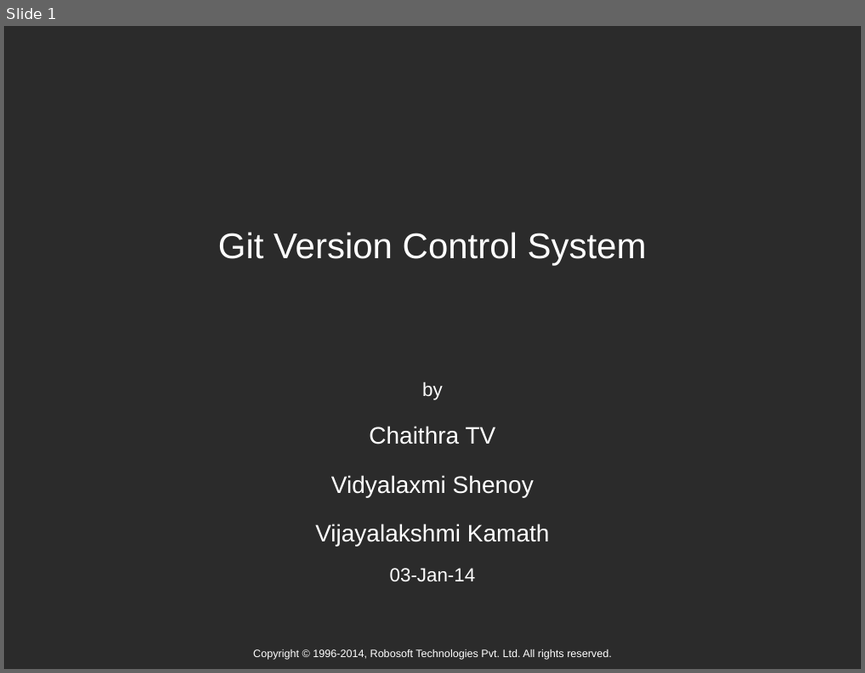
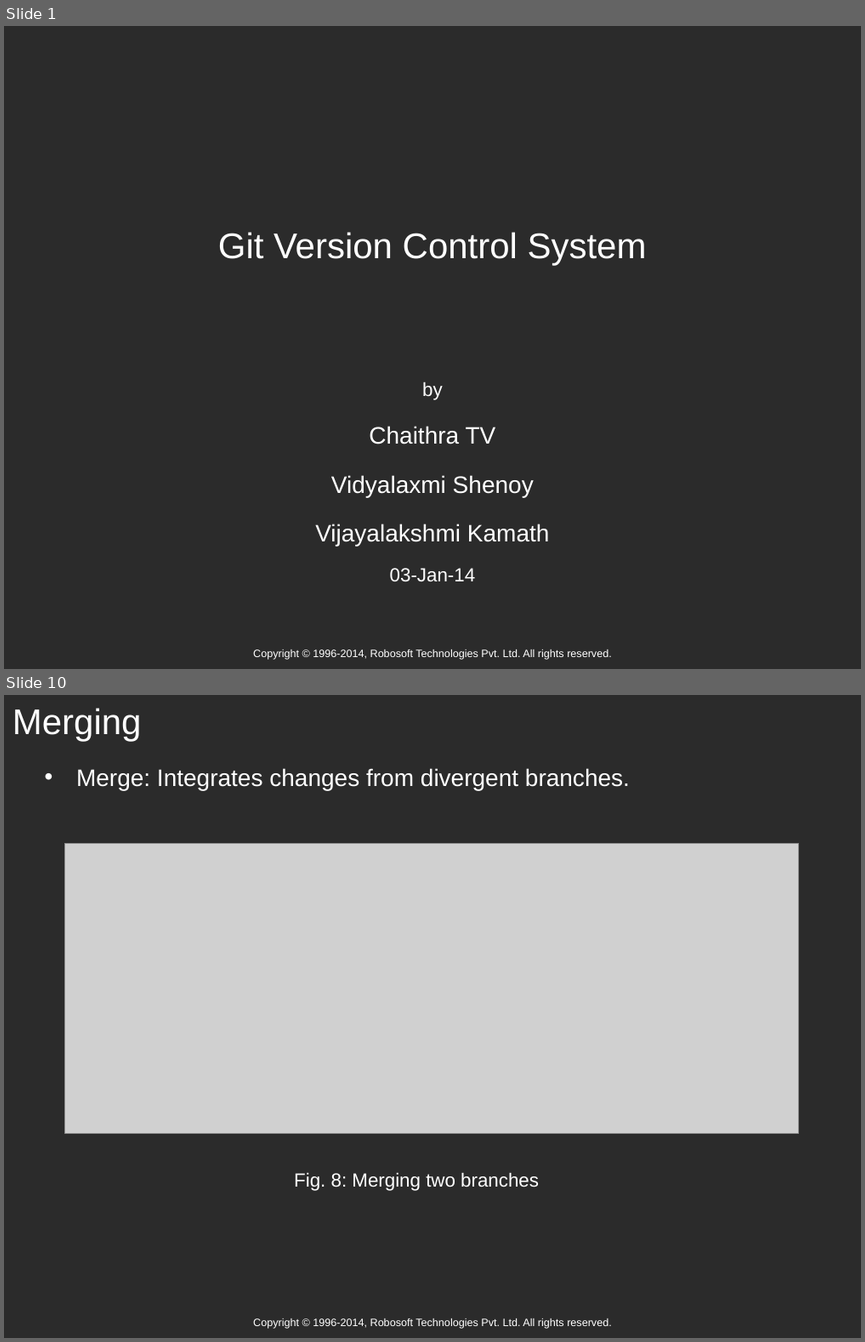
Before and after one commit to vidyalaxmi/GitPresentation, a slide deck: Subject (Limited).ppt. Shown one above the other, each under a label of ours: slide 1 before the commit, slides 1 and 10 after it; the slides between them are not shown. The pictures are 865x673 and 865x1342 pixels, drawn with LibreOffice and Linux fonts; fonts in the diff are those of the drawing; grey boxes stand for pictures; background and template pictures are left out; a plain dark background stands for a picture behind light text. Boxes give left, top, right and bottom in pixels: in the first picture for what was removed or moved away, otherwise in the second. Text is boxed around its words. In the diff, an @@ line names an element or a change of style, - is before the commit and + after.

```diff
--- a/Subject (Limited).ppt
+++ b/Subject (Limited).ppt
@@ slide 10 added at [4, 695, 861, 1338], background picture (left out); not listed: 1 template element that a slide beside it also shows @@
@@ title added at [12, 708, 142, 741], 30 pt, text #FFFFFF @@
+Merging
@@ text added at [76, 768, 630, 790], 20 pt, text #FFFFFF @@
+• Merge: Integrates changes from divergent branches.
@@ picture added at [65, 843, 799, 1133] @@
@@ text added at [294, 1172, 539, 1191], 16 pt, text #FFFFFF @@
+Fig. 8: Merging two branches
```
Also in this commit, not shown: 8 other slides added, 3 other files.
